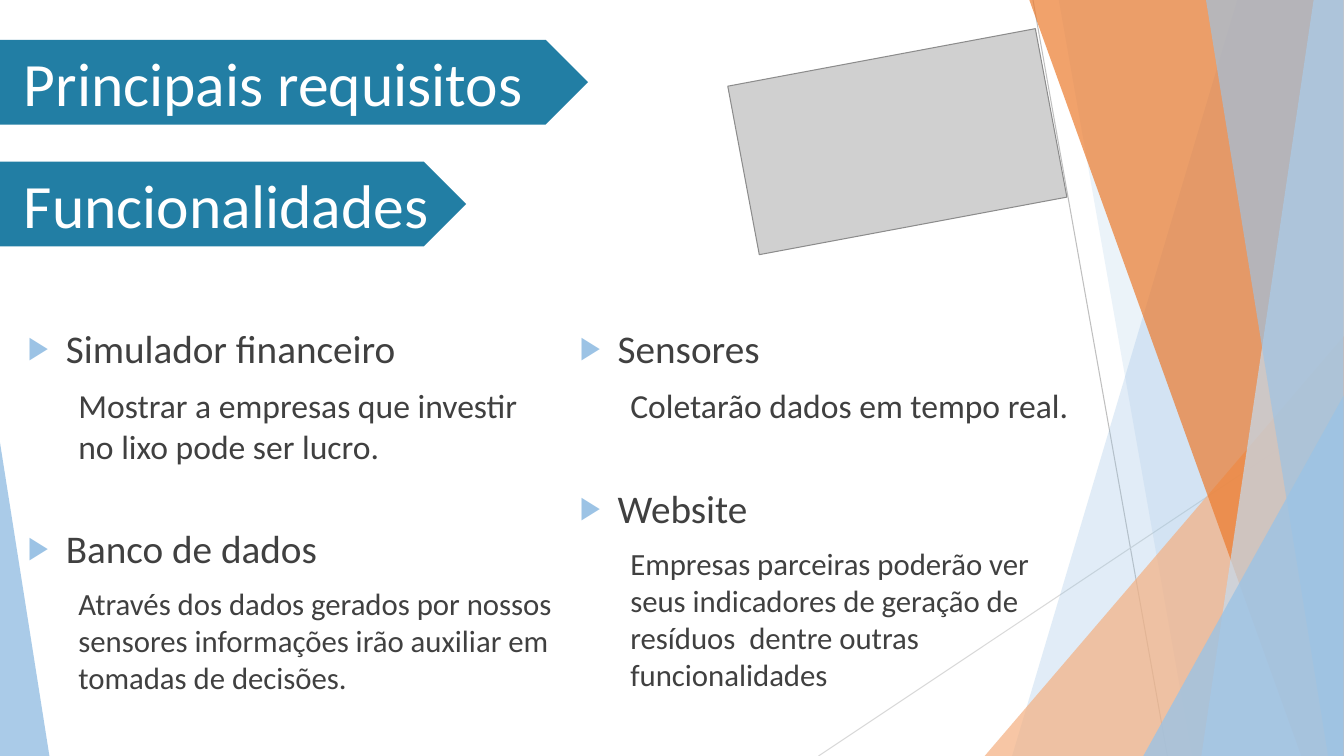
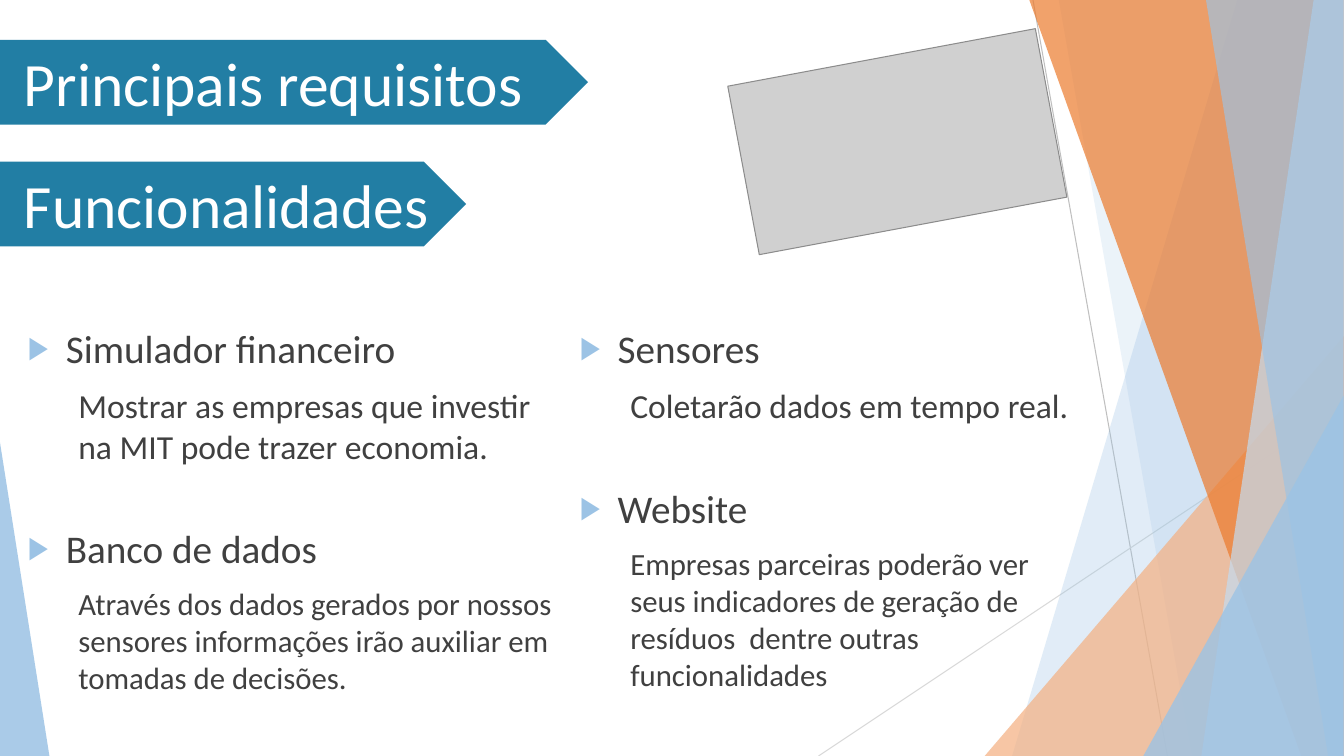
Before and after one commit to Stefany-hub/Projeto2.0, a slide deck: slide 12 of apresentação/MIT PPT (Projeto 2.0).pptx. Drawn at 1344x756 pixels with LibreOffice and Linux fonts; fonts in the diff are those of the drawing; grey boxes stand for pictures; background and template pictures are left out. Boxes give left, top, right and bottom in pixels: in the first picture for what was removed or moved away, otherwise in the second. Text is boxed around its words. In the diff, an @@ line names an element or a change of style, - is before the commit and + after.

```diff
--- a/apresentação/MIT PPT (Projeto 2.0).pptx
+++ b/apresentação/MIT PPT (Projeto 2.0).pptx
@@ text at bbox=[78, 395, 531, 465]: text changed @@
-  Mostrar a empresas que investir no lixo pode ser lucro.
+  Mostrar as empresas que investir na MIT pode trazer economia.
```
Also in this commit, not shown: 1 other slide changed, 2 slides removed.
